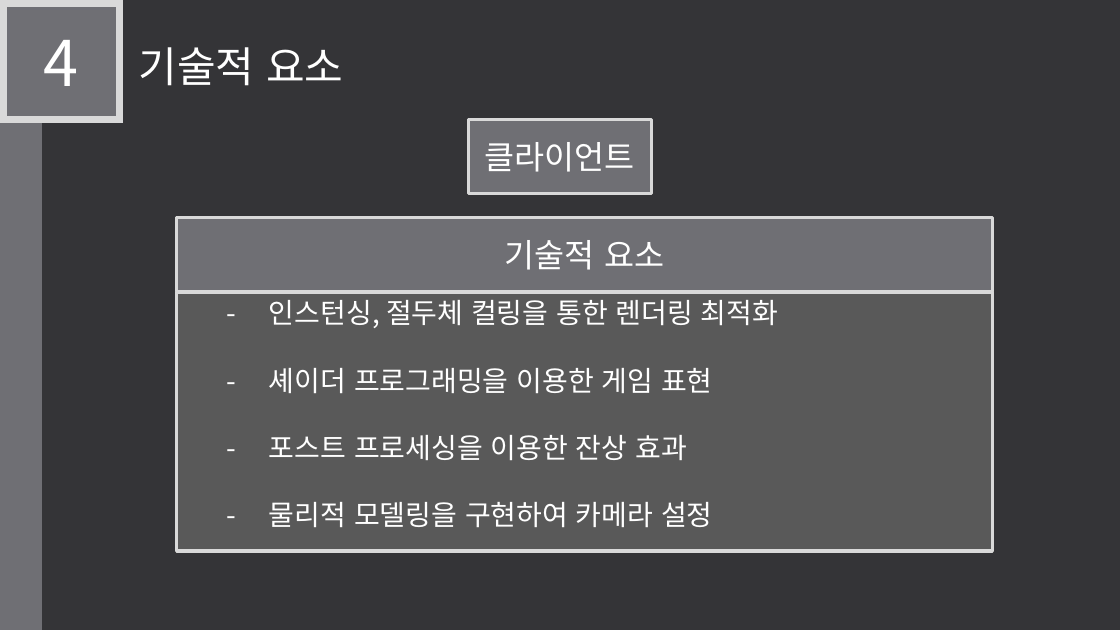
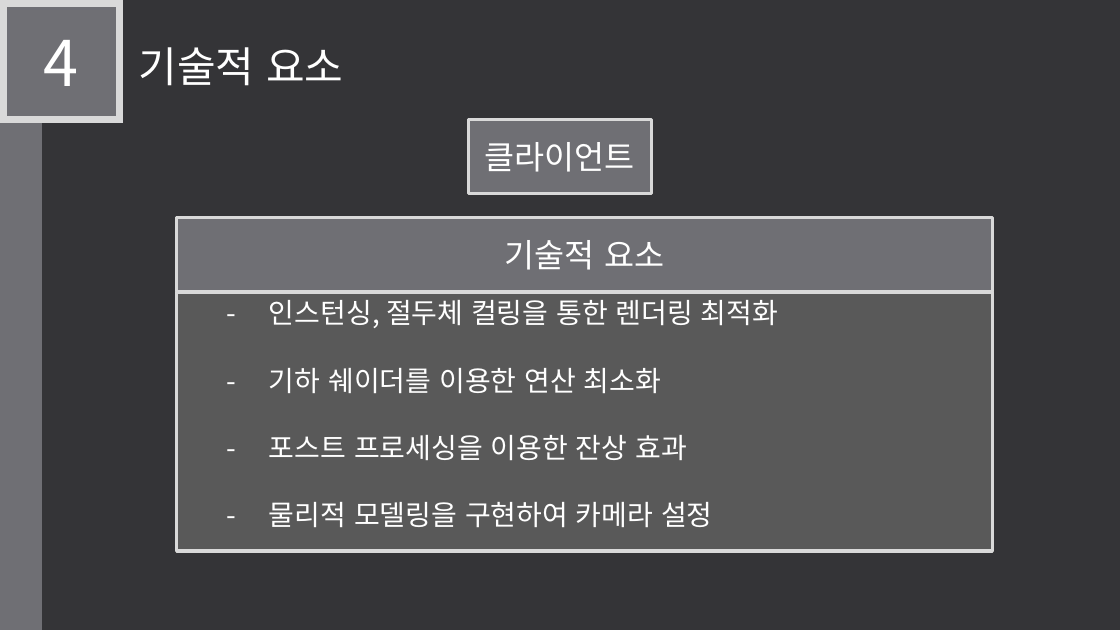
Before and after one commit to LEGO0937/Our_Project, a slide deck: slide 10 of 기획단계/졸작 제안서_최종수정중.pptx. Drawn at 1120x630 pixels with LibreOffice and Linux fonts; fonts in the diff are those of the drawing. Boxes give left, top, right and bottom in pixels: in the first picture for what was removed or moved away, otherwise in the second. Text is boxed around its words. In the diff, an @@ line names an element or a change of style, - is before the commit and + after.

```diff
--- a/기획단계/졸작 제안서_최종수정중.pptx
+++ b/기획단계/졸작 제안서_최종수정중.pptx
@@ text in rectangle at (x1=269, y1=368, x2=661, y2=393): text changed @@
-- 셰이더 프로그래밍을 이용한 게임 표현
+- 기하 쉐이더를 이용한 연산 최소화
```
Also in this commit, not shown: 2 other slides changed.
